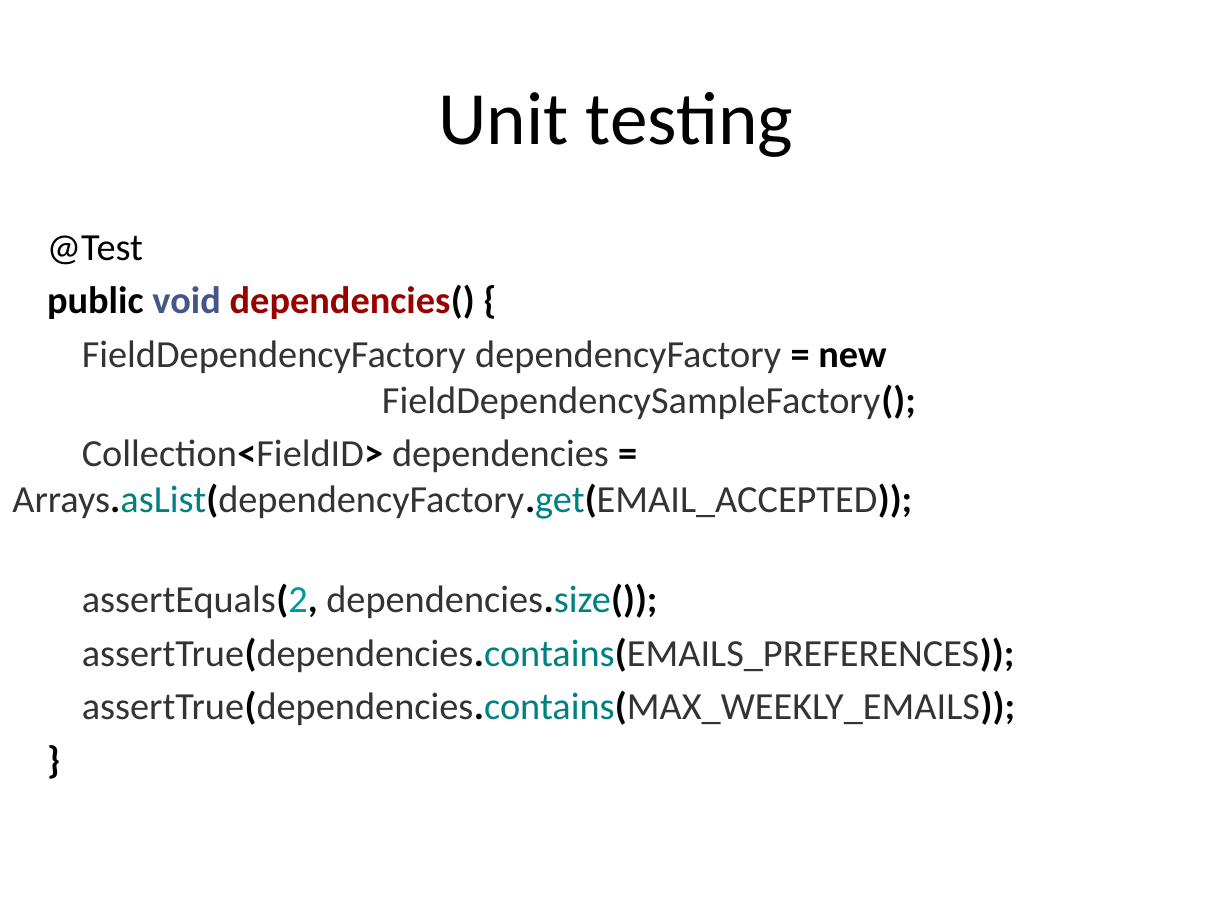
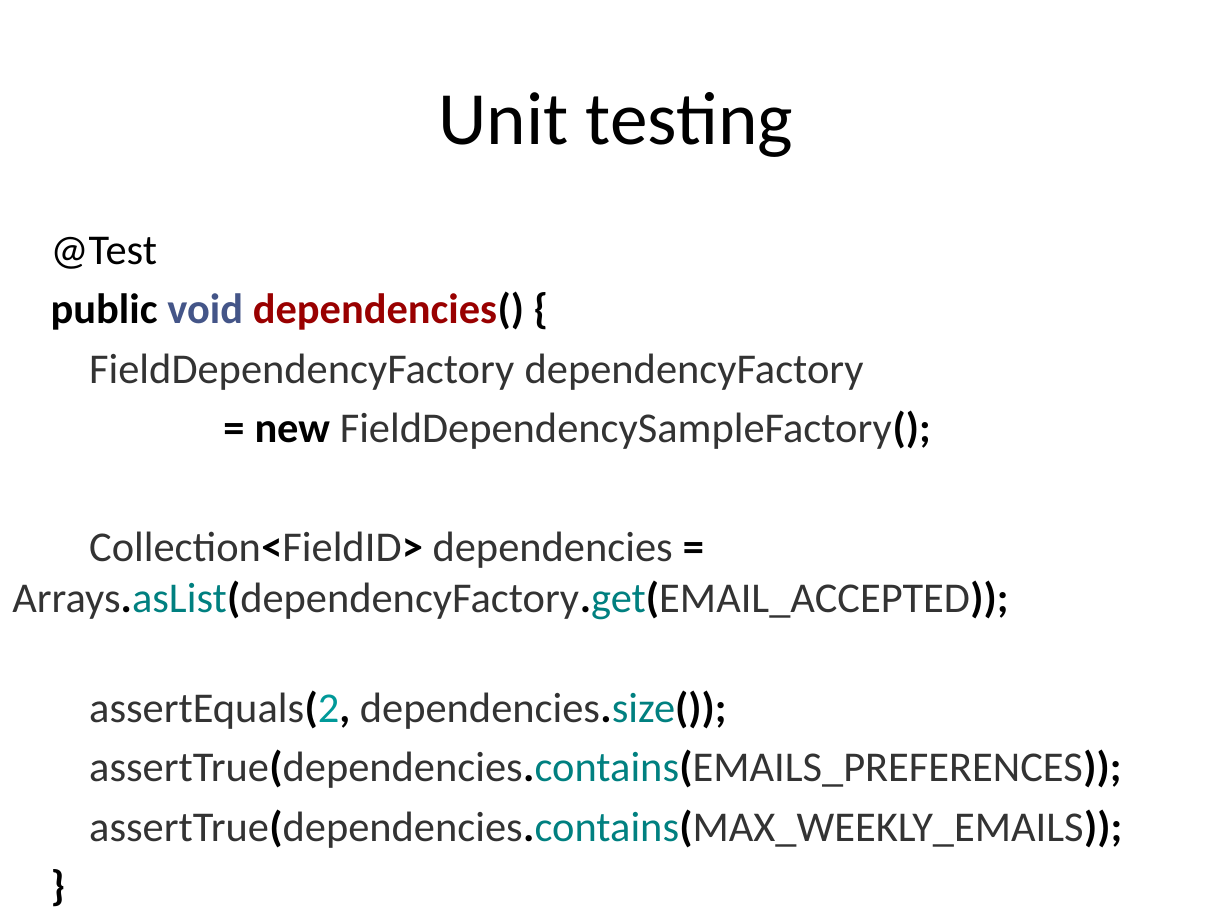
Before and after one commit to lesfurets/mdl4ui, a slide deck: slide 54 of mdl4ui-docs/mdl4ui_cg2013.pptx (slide 50 before the commit). Drawn at 1232x924 pixels with LibreOffice and Linux fonts; fonts in the diff are those of the drawing. Boxes give left, top, right and bottom in pixels: in the first picture for what was removed or moved away, otherwise in the second. Text is boxed around its words. In the diff, an @@ line names an element or a change of style, - is before the commit and + after.

Commit message:
fixed a few typo
added chapters

```diff
--- a/mdl4ui-docs/mdl4ui_cg2013.pptx
+++ b/mdl4ui-docs/mdl4ui_cg2013.pptx
@@ text at (x1=12, y1=236, x2=1122, y2=848): size 22.4 to 24.8 pt in "@Test", "public void dependencies() {", "Collection<FieldID> dependencies = Arrays.asList(dependencyF ...", "assertEquals(2, dependencies.size());" and 3 more places @@
@@ text at (x1=89, y1=353, x2=931, y2=449): text changed; size 22.4 to 24.8 pt @@
-FieldDependencyFactory dependencyFactory = new FieldDependencySampleFactory();
+FieldDependencyFactory dependencyFactory
+= new FieldDependencySampleFactory();
```
Also in this commit, not shown: 14 other slides changed, 7 slides added, 1 slide removed.
